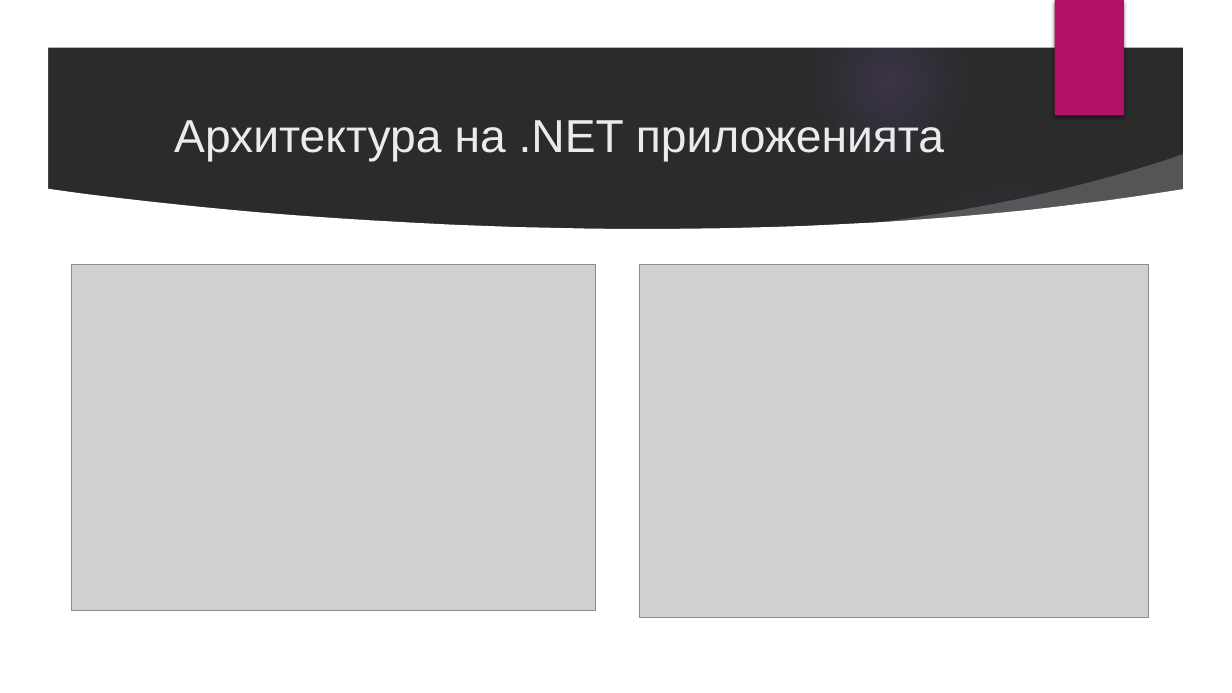
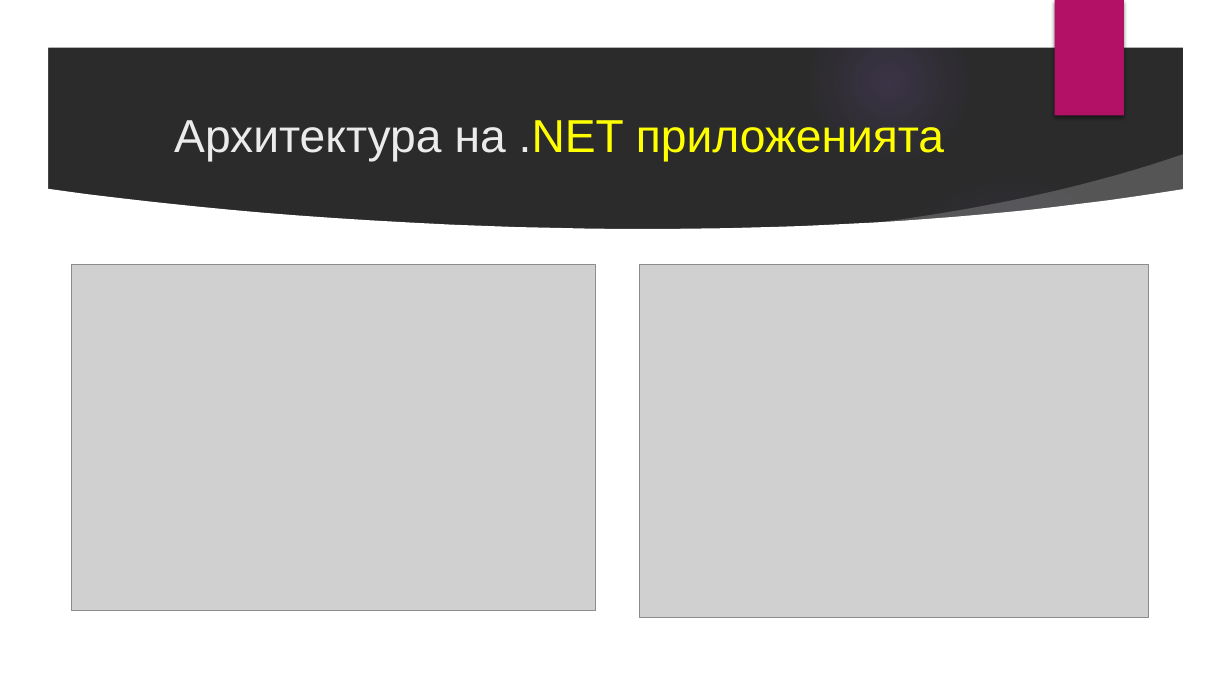
Before and after one commit to velizar92/CSharp-Programming-Presentations, a slide deck: slide 15 of C# Basics.pptx. Drawn at 1232x693 pixels with LibreOffice and Linux fonts; fonts in the diff are those of the drawing; grey boxes stand for pictures; background and template pictures are left out; a plain dark background stands for a picture behind light text. Boxes give left, top, right and bottom in pixels: in the first picture for what was removed or moved away, otherwise in the second. Text is boxed around its words. In the diff, an @@ line names an element or a change of style, - is before the commit and + after.

```diff
--- a/C# Basics.pptx
+++ b/C# Basics.pptx
@@ title "Архитектура на .NET приложенията" at (174, 120, 944, 162): text colour #EBEBEB to #FFFF00 in ".NET приложенията" @@
```
Also in this commit, not shown: 1 other slide changed, 1 slide added.
